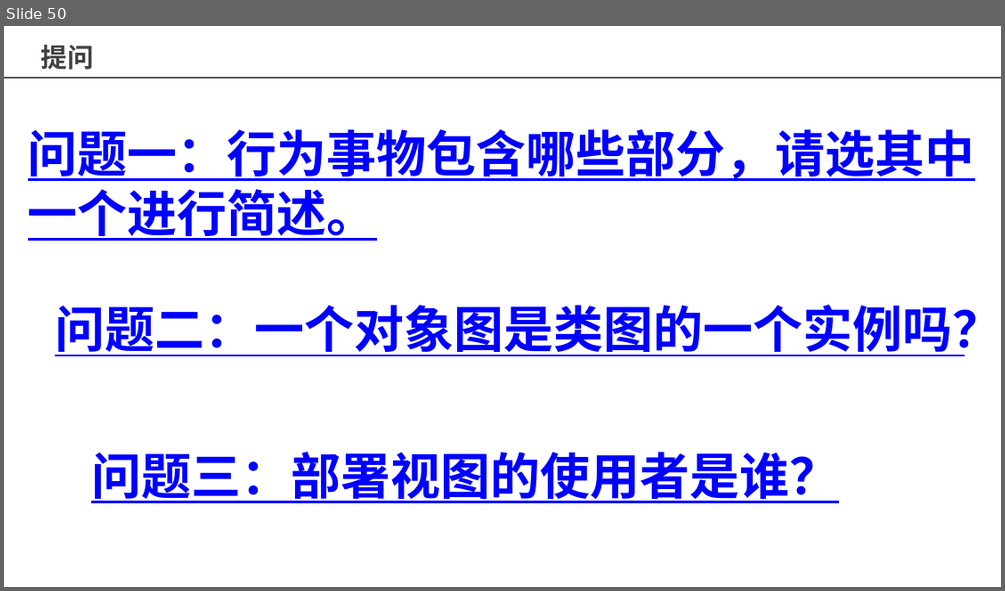
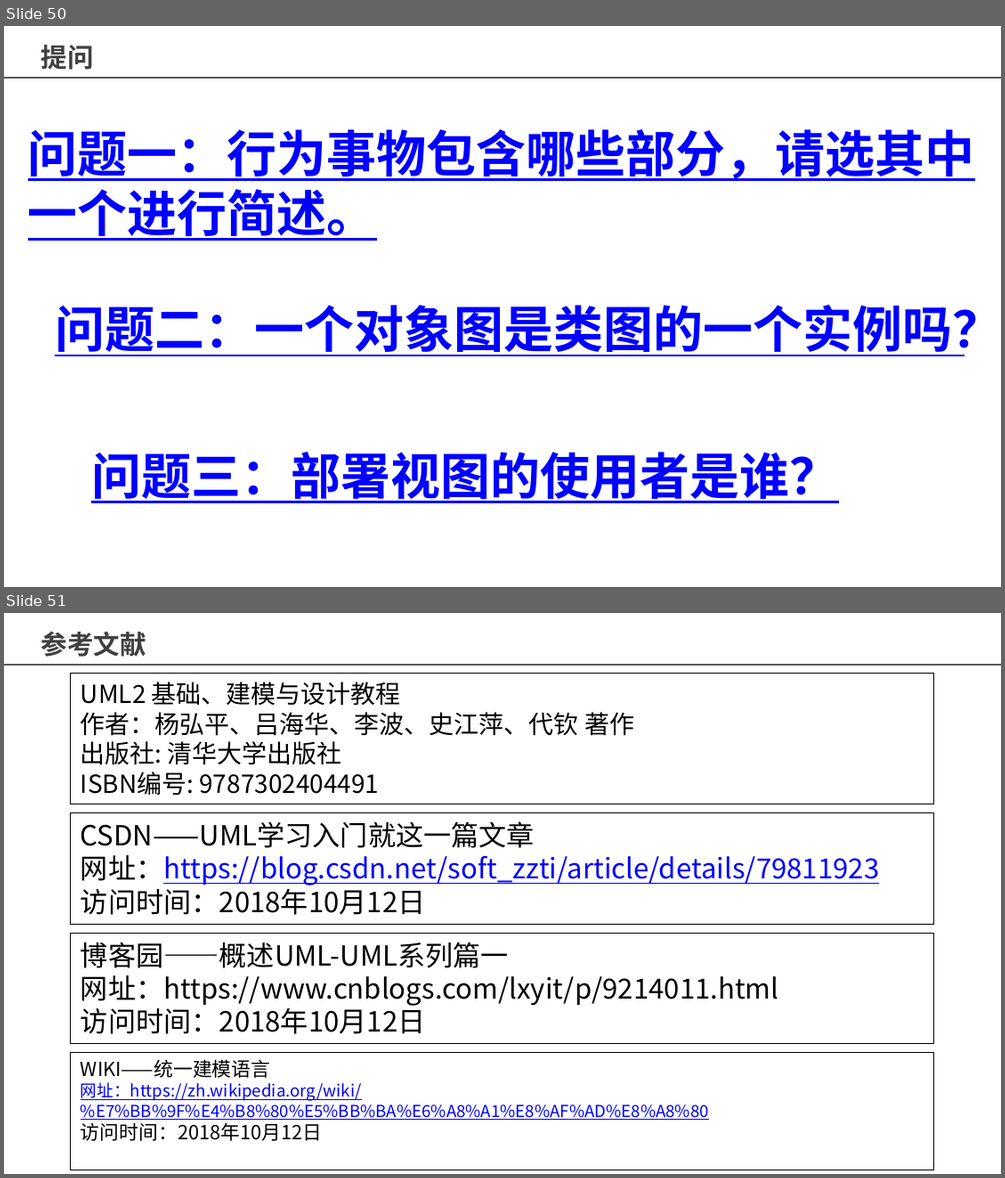
Before and after one commit to Maojiao/PRD, a slide deck: 渔乐生活/受控文档/翻转课堂/[PRD-06,31601377]翻转课堂UML概述.pptx. Shown one above the other, each under a label of ours: slide 50 before the commit, slides 50 and 51 after it. The pictures are 1005x591 and 1005x1178 pixels, drawn with LibreOffice and Linux fonts; fonts in the diff are those of the drawing; background and template pictures are left out. Boxes give left, top, right and bottom in pixels: in the first picture for what was removed or moved away, otherwise in the second. Text is boxed around its words. In the diff, an @@ line names an element or a change of style, - is before the commit and + after.

Commit message:
update_翻转课堂UML概述

```diff
--- a/渔乐生活/受控文档/翻转课堂/[PRD-06,31601377]翻转课堂UML概述.pptx
+++ b/渔乐生活/受控文档/翻转课堂/[PRD-06,31601377]翻转课堂UML概述.pptx
@@ slide 51 added at (x1=4, y1=613, x2=1001, y2=1174), background picture (left out) @@
@@ text added at (x1=41, y1=631, x2=146, y2=657), 19 pt, text #404040, bold @@
+参考文献
@@ line added from (4, 665) to (1001, 665), #595959 1 pt @@
@@ rectangle added at (x1=71, y1=674, x2=934, y2=804), outline #000000 0.75 pt, 18 pt, text #000000 @@
+UML2 基础、建模与设计教程
+作者：杨弘平、吕海华、李波、史江萍、代钦 著作
+出版社: 清华大学出版社
+ISBN编号: 9787302404491
@@ rectangle added at (x1=71, y1=813, x2=934, y2=924), outline #000000 0.75 pt, 20 pt, text #0000FF, underline @@
+CSDN——UML学习入门就这一篇文章
+网址：https://blog.csdn.net/soft_zzti/article/details/79811923
+访问时间：2018年10月12日
@@ rectangle added at (x1=71, y1=933, x2=934, y2=1044), outline #000000 0.75 pt, 20 pt, text #000000 @@
+博客园——概述UML-UML系列篇一
+网址：https://www.cnblogs.com/lxyit/p/9214011.html
+访问时间：2018年10月12日
@@ rectangle added at (x1=71, y1=1053, x2=934, y2=1170), outline #000000 0.75 pt, 12 pt, text #0000FF, underline @@
+WIKI——统一建模语言
+网址：https://zh.wikipedia.org/wiki/%E7%BB%9F%E4%B8%80%E5%BB%BA%E6%A8%A1%E8%AF%AD%E8%A8%80
+访问时间：2018年10月12日
```
Also in this commit, not shown: 16 slides changed.
